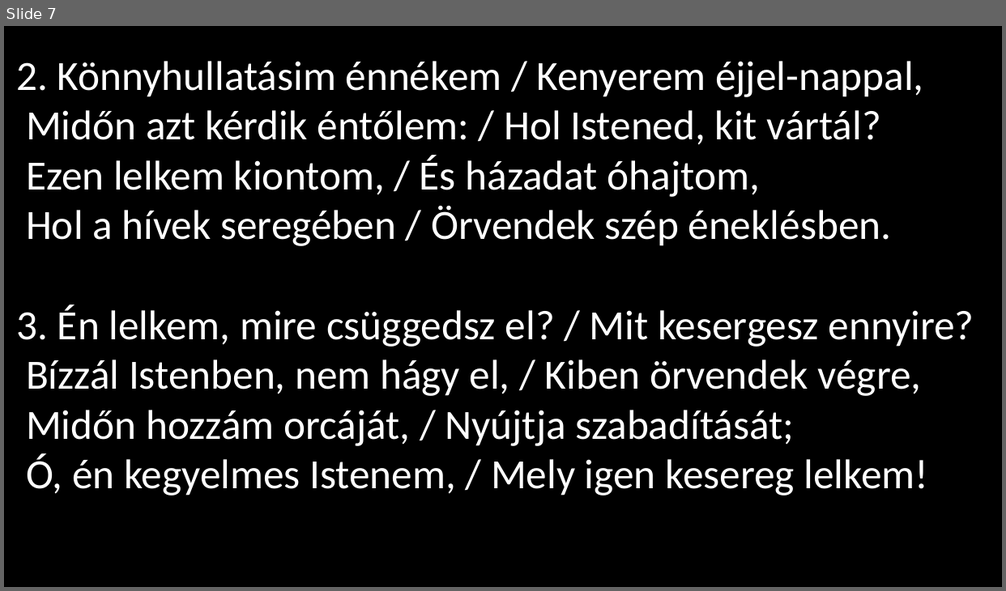
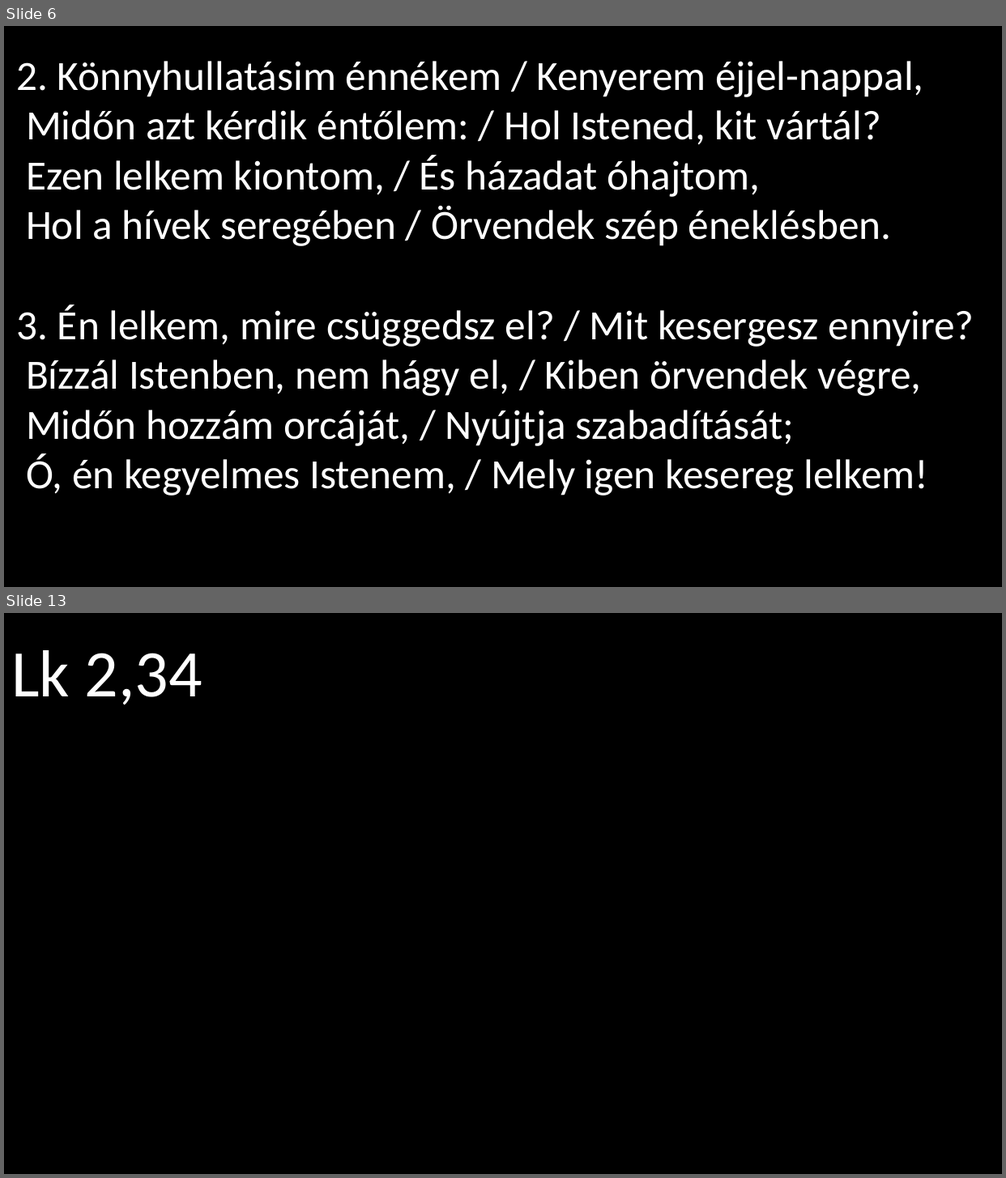
Before and after one commit to Neutron17/refppt, a slide deck: test.pptx. Shown one above the other, each under a label of ours: slide 7 before the commit, slides 6 and 13 after it; the slides between them are not shown. The pictures are 1006x591 and 1006x1178 pixels, drawn with LibreOffice and Linux fonts; fonts in the diff are those of the drawing. Boxes give left, top, right and bottom in pixels: in the first picture for what was removed or moved away, otherwise in the second. Text is boxed around its words. In the diff, an @@ line names an element or a change of style, - is before the commit and + after.

```diff
--- a/test.pptx
+++ b/test.pptx
@@ slide 13 added at (x1=4, y1=613, x2=1002, y2=1174), background #000000 @@
@@ text added at (x1=11, y1=650, x2=202, y2=705), 64 pt, text #FFFFFF @@
+Lk 2,34
@@ what was slide 7 is now slide 6 @@
```
Also in this commit, not shown: 3 slides changed, 5 other slides added, 6 slides removed, 6 other files.
